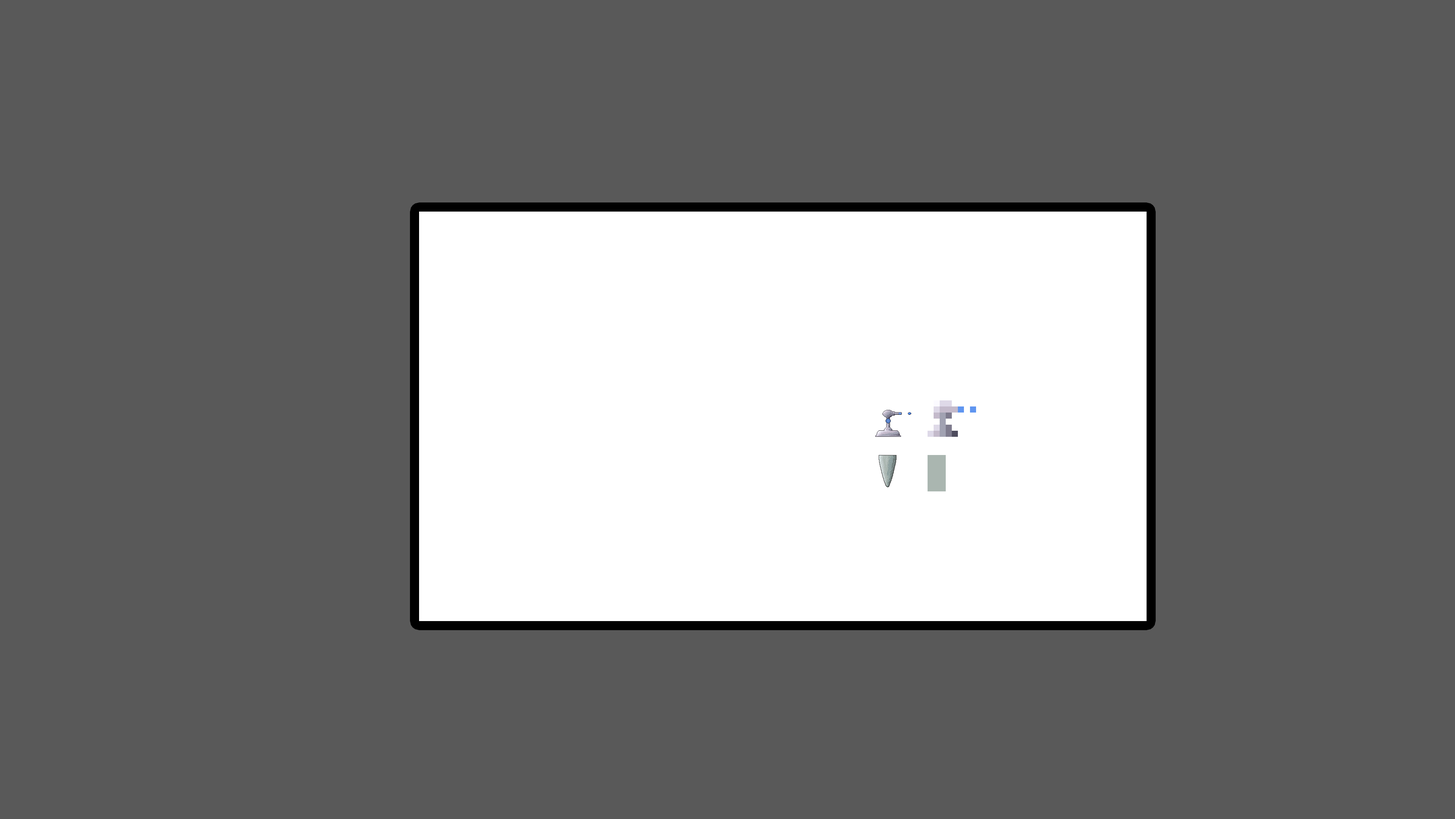
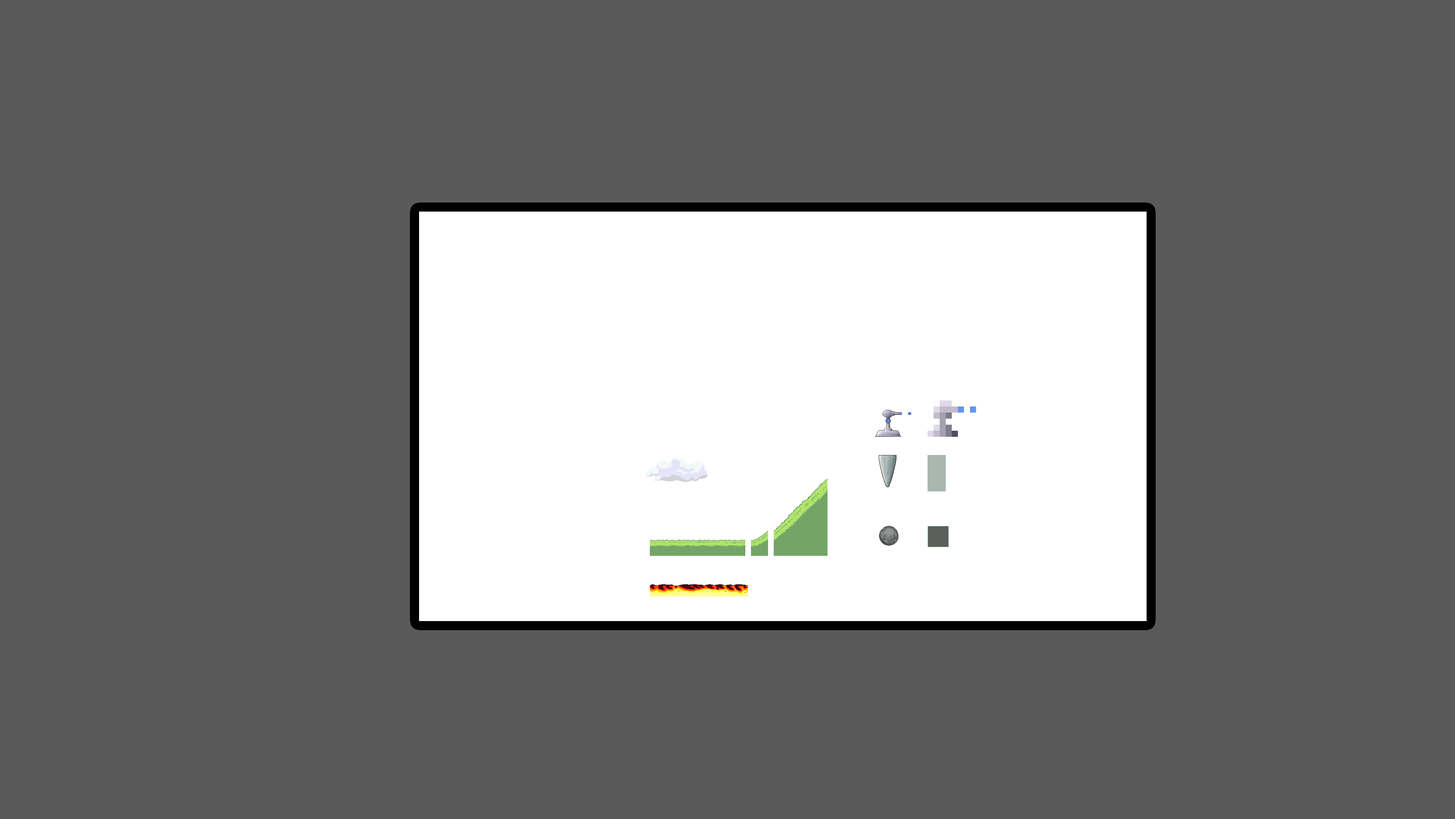
Layer changes from the first 1455px x 819px image to the second:
added layer "shitty cloud" in group "High Resolution" over [645, 457, 708, 482]
added layer "shitty lava" in group "High Resolution" over [649, 584, 749, 597]
added layer "Grass slope" in group "High Resolution" over [773, 478, 828, 556]
added layer "Grass curve up" in group "High Resolution" over [751, 530, 769, 556]
added layer "Sphere" in group "High Resolution" over [879, 525, 899, 546]
added layer "Grass horizontal" in group "High Resolution" over [649, 539, 746, 556]
added layer "Block" in group "Low Resolution" over [927, 525, 949, 547]
